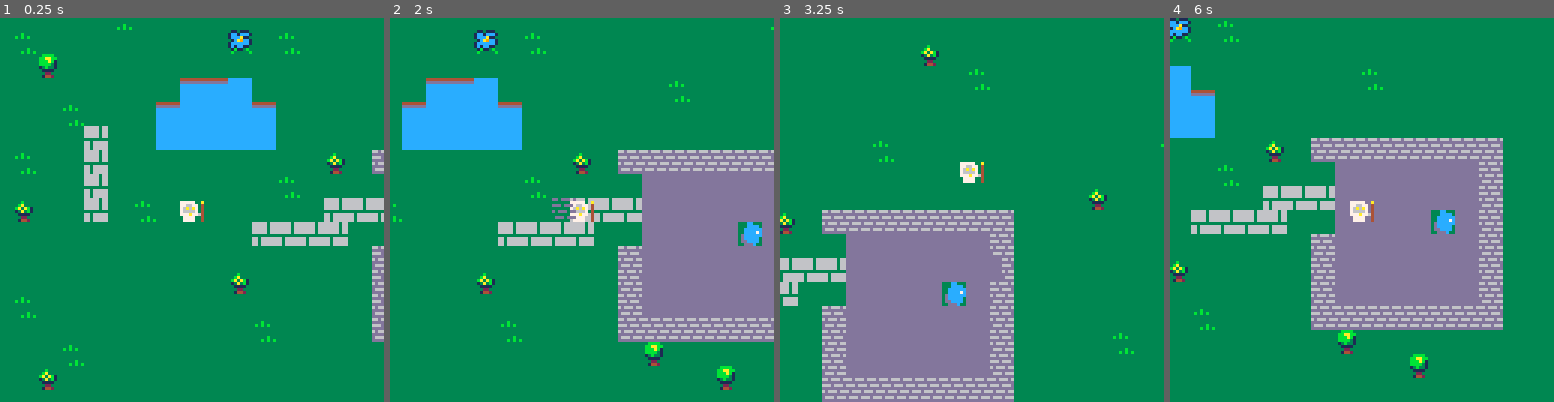
Above: before the commit, frames 1-4 (left to right).
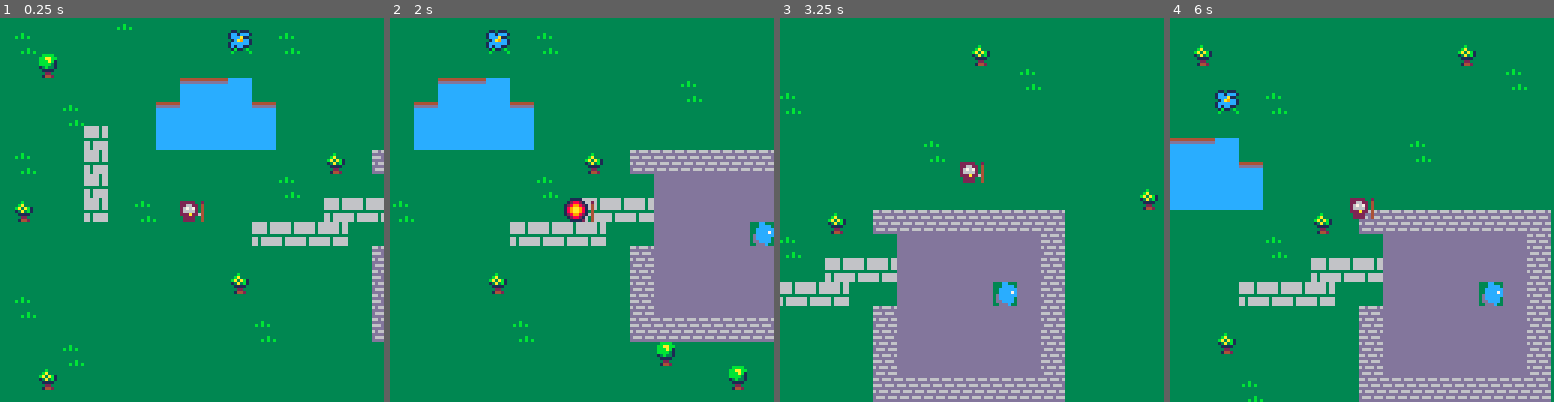
Above: after the commit, the same moments.

Repository: adatechschool/doris-pico-8-mickael-yoann-onat
Game: PICO-8 cartridge yom.p8
The game is run twice, just before and just after one commit, with the same random seed, the same clock (stepped at 60 frames per second) and the same inputs.
Inputs:
- Up to frame 1 (0.25 s): no input
- Up to frame 2 (2 s): tap X (X key) at 0.33, 1.07, 1.85 s; hold Right from 1.6 s (still down)
- Up to frame 3 (3.25 s): release Right at 2.1 s; hold Up 2.15-2.42 s; hold Right 2.47-3.03 s; tap X (X key) at 2.97 s; hold Left from 3.08 s (still down)
- Up to frame 4 (6 s): release Left at 3.58 s; hold Down 3.63-3.97 s; hold Right 4.02-4.68 s; tap X (X key) at 4.08, 5.2 s; hold Up 4.73-5.03 s; hold Left 5.08-5.68 s; hold Down from 5.73 s (still down)

The runs differ from the first frame. In frame 1, 0.2% of the frame differs, in the area x 46-54%, y 47-54%; in frame 2, 6.8%; in frame 3, 19%; in frame 4, 40%, in the area x 0-100%, y 0-100%.

Commit message:
code personnage déplacements et sort feu

Diff:
--- a/yom.p8
+++ b/yom.p8
@@ -19,7 +19,7 @@
 	draw_player()
 
 	for s in all (sorts) do
-		spr(30,s.x,s.y)
+		spr(41,s.x,s.y)
 	end
 end
 
@@ -44,7 +44,7 @@
 --player
 
 function create_player()
-	p={x=10,y=10,sprite=39}
+	p={x=10,y=10,sprite=40}
 end
 
 function draw_player()
@@ -219,7 +219,7 @@
 10101010101010101010101010101010101010101010101010101010101010101010101010101010101010101010101010101010101010101010101010101010
 10000000000000000000000000000000000000000000000000000000000000000000000000000000000000000000000000000000000000000000000000000000
 __gff__
-0000010000000000000000000000000000000000000000000000000000000000000000000000000000000000000000000000000000000000000000000000000000000000000000000000000000000000000000000000000000000000000000000000000000000000000000000000000000000000000000000000000000000000
+0000000101010000000000000000010001010000010001000101000000010100010100000000000000000000000000000000000000000000000000000000000000000000000000000000000000000000000000000000000000000000000000000000000000000000000000000000000000000000000000000000000000000000
 0000000000000000000000000000000000000000000000000000000000000000000000000000000000000000000000000000000000000000000000000000000000000000000000000000000000000000000000000000000000000000000000000000000000000000000000000000000000000000000000000000000000000000
 __map__
 0101010101010101010101010101010101010101010101010101010101010101010101010101010101010101010101010101010101010f01010101010101010101000000020202020202020202020202020202020202050505050505050505161616161616161616161616161616161616161616161616161616161616161616
